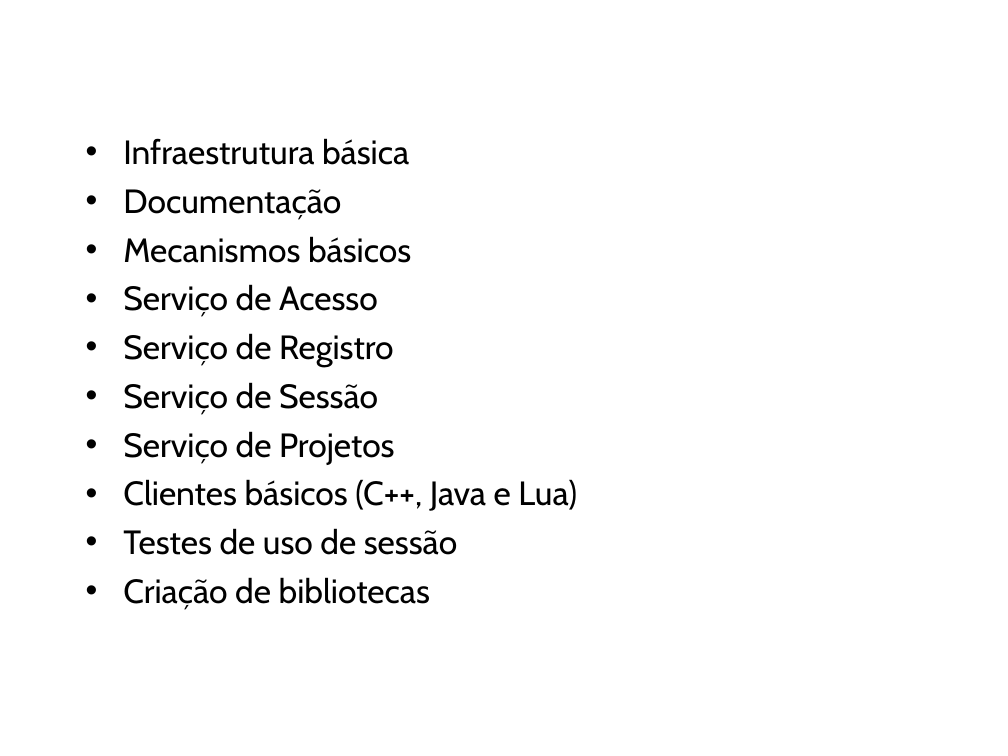
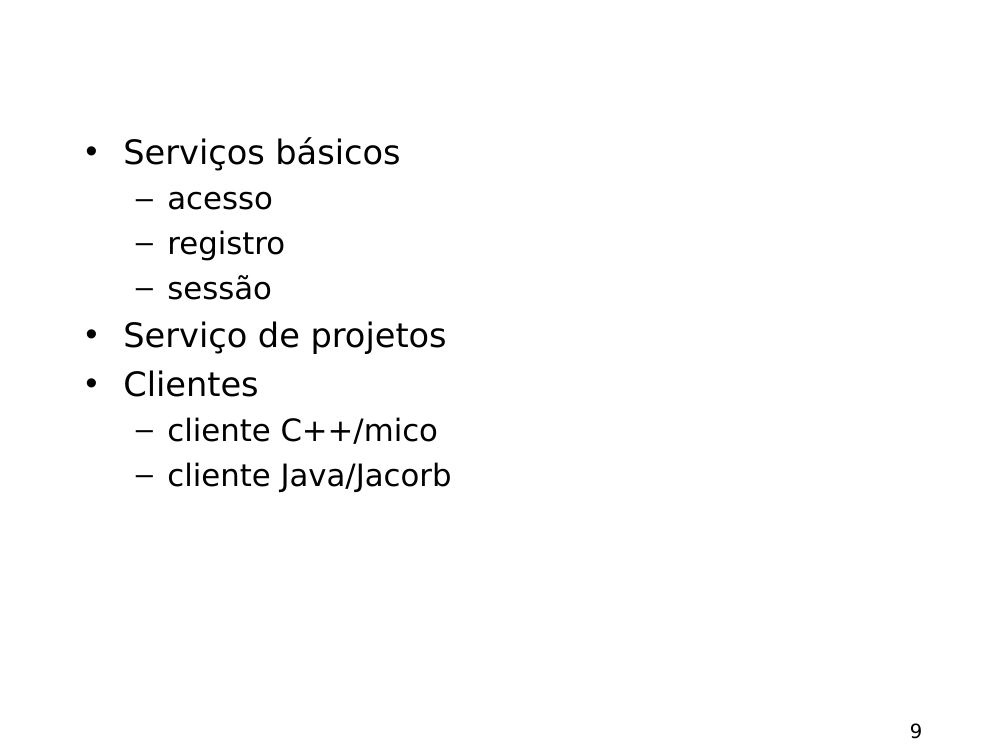
Before and after one commit to amadeubarbosa/openbus-core, a slide deck: slide 9 of docs/apresentacao/OpenBUS.ppt (slide 23 before the commit). Drawn at 1008x756 pixels with LibreOffice and Linux fonts; fonts in the diff are those of the drawing; background and template pictures are left out. Boxes give left, top, right and bottom in pixels: in the first picture for what was removed or moved away, otherwise in the second. Text is boxed around its words. In the diff, an @@ line names an element or a change of style, - is before the commit and + after.

```diff
--- a/docs/apresentacao/OpenBUS.ppt
+++ b/docs/apresentacao/OpenBUS.ppt
@@ text at [123, 137, 452, 492]: text changed; size 24 to 22 pt; font Cabin to DejaVu Sans @@
-• Infraestrutura básica
-• Documentação
-• Mecanismos básicos
-• Serviço de Acesso
-• Serviço de Registro
-• Serviço de Sessão
-• Serviço de Projetos
-• Clientes básicos (C++, Java e Lua)
-• Testes de uso de sessão
-• Criação de bibliotecas
+• Serviços básicos
+  – acesso
+  – registro
+  – sessão
+• Serviço de projetos
+• Clientes
+  – cliente C++/mico
+  – cliente Java/Jacorb
@@ page number added at [910, 723, 922, 739], 14 pt, text #000000 @@
+9
```
Also in this commit, not shown: 22 other slides changed, 4 slides added, 1 slide removed.
